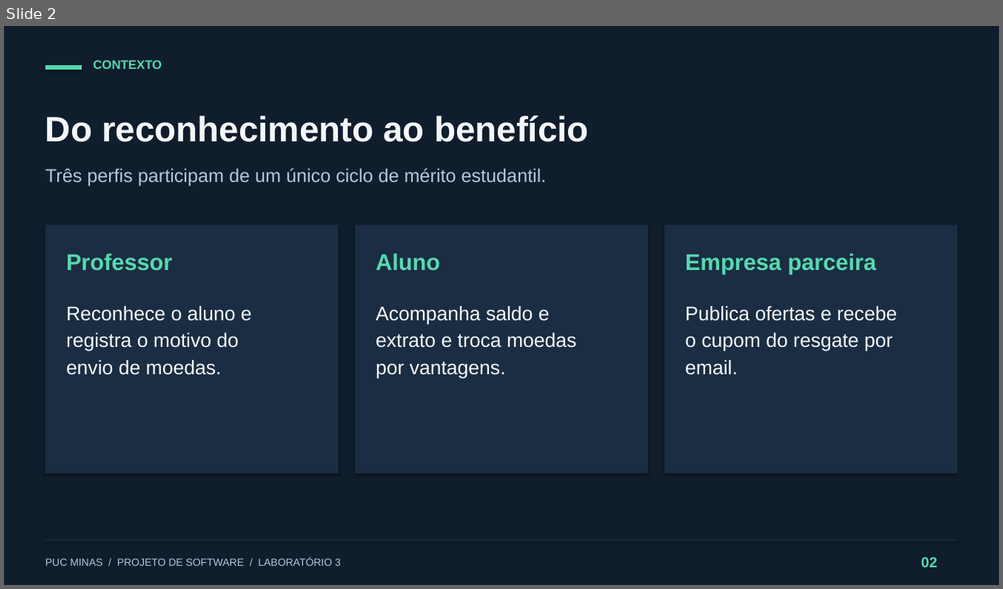
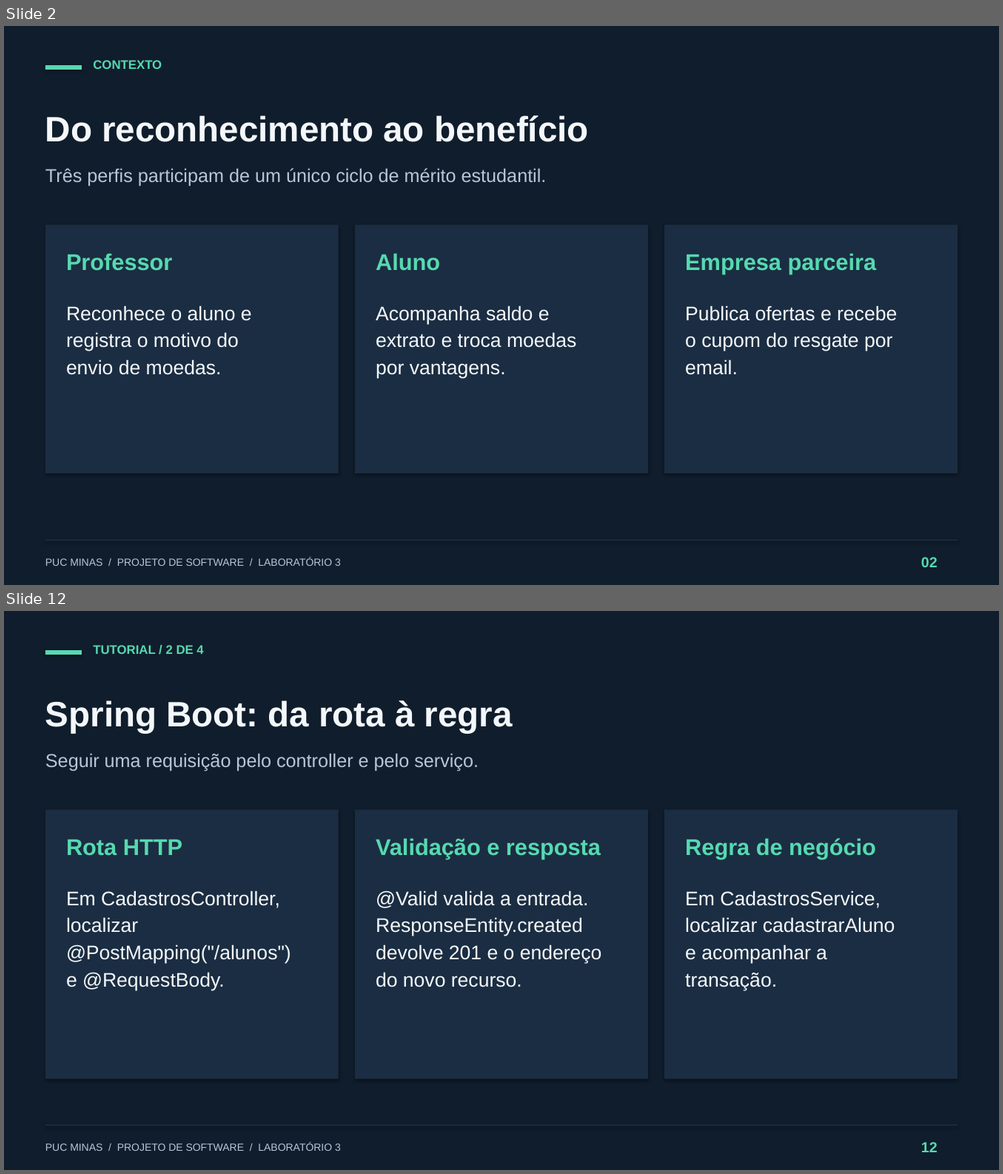
Before and after one commit to GuilhermeHortaDias/Puc_DevSoft_Lab3, a slide deck: docs/apresentacao/Sistema-de-Moeda-Estudantil.pptx. Shown one above the other, each under a label of ours: slide 2 before the commit, slides 2 and 12 after it; the slides between them are not shown. The pictures are 1003x589 and 1003x1174 pixels, drawn with LibreOffice and Linux fonts; fonts in the diff are those of the drawing. Boxes give left, top, right and bottom in pixels: in the first picture for what was removed or moved away, otherwise in the second. Text is boxed around its words. In the diff, an @@ line names an element or a change of style, - is before the commit and + after.

Commit message:
docs: adequar apresentacao ao enunciado e incluir tutorial das tecnologias

```diff
--- a/docs/apresentacao/Sistema-de-Moeda-Estudantil.pptx
+++ b/docs/apresentacao/Sistema-de-Moeda-Estudantil.pptx
@@ slide 12 added at [4,611,999,1170], background #FFFFFF @@
@@ rectangle added at [4,611,999,1170], fill #101D2C @@
@@ rectangle added at [45,650,82,655], fill #56D9B0 @@
@@ text added at [93,645,203,654], 12 pt, text #56D9B0, bold @@
+TUTORIAL / 2 DE 4
@@ text added at [45,701,512,734], 34 pt, text #F4F7FA, bold @@
+Spring Boot: da rota à regra
@@ text added at [45,753,478,772], 18 pt, text #B6C7D9 @@
+Seguir uma requisição pelo controller e pelo serviço.
@@ rectangle added at [45,810,339,1079], fill #1B2D42 @@
@@ rectangle added at [355,810,648,1079], fill #1B2D42 @@
@@ rectangle added at [664,810,958,1079], fill #1B2D42 @@
@@ text added at [66,840,182,856], 22 pt, text #56D9B0, bold @@
+Rota HTTP
@@ text added at [375,838,600,859], 22 pt, text #56D9B0, bold @@
+Validação e resposta
@@ text added at [685,838,876,859], 22 pt, text #56D9B0, bold @@
+Regra de negócio
@@ text added at [66,891,291,991], 19 pt, text #F4F7FA @@
+Em CadastrosController,
+localizar
+@PostMapping("/alunos")
+e @RequestBody.
@@ text added at [375,891,602,988], 19 pt, text #F4F7FA @@
+@Valid valida a entrada.
+ResponseEntity.created
+devolve 201 e o endereço
+do novo recurso.
@@ text added at [685,891,894,991], 19 pt, text #F4F7FA @@
+Em CadastrosService,
+localizar cadastrarAluno
+e acompanhar a
+transação.
@@ rectangle added at [45,1125,958,1126], fill #1B2D42 @@
@@ text added at [45,1143,341,1151], 10 pt, text #B6C7D9 @@
+PUC MINAS / PROJETO DE SOFTWARE / LABORATÓRIO 3
@@ text added at [921,1142,937,1153], 14 pt, text #56D9B0, bold @@
+12
```
Also in this commit, not shown: 8 slides changed, 5 other slides added, 2 slides removed, 3 other files.
